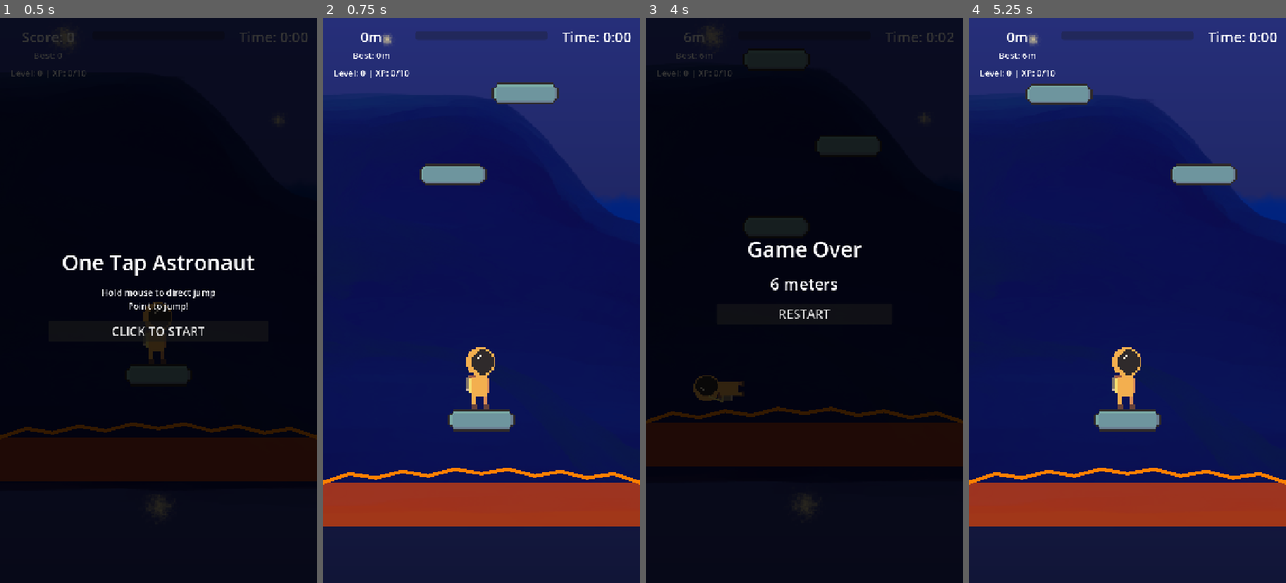
Above: before the commit, frames 1-4 (left to right).
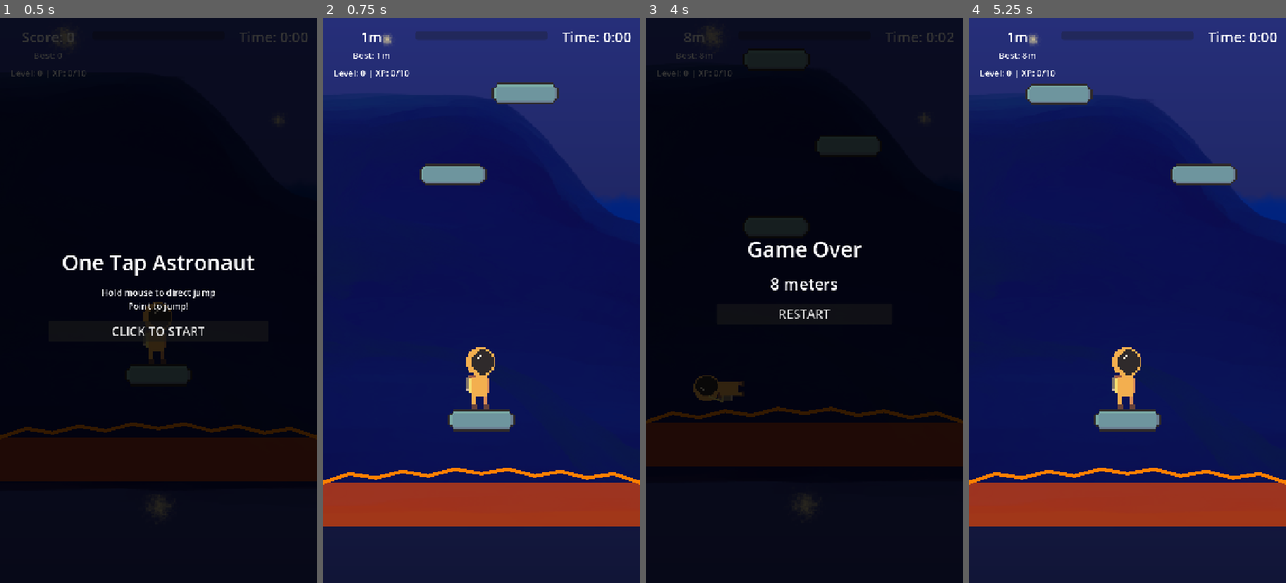
Above: after the commit, the same moments.

Repository: Andree37/one-tap-astro
Game: Godot game, scene res://scenes/main.tscn
Two runs of this game, one before a commit and one after it. Both use one fixed random seed, a clock stepped at 60 frames per second and the inputs below.
Inputs (mouse positions are in pixels of both pictures, inside the frame that each line leads up to):
- Up to frame 1 (0.5 s): no input
- Up to frame 2 (0.75 s): click "CLICK TO START" at 0.5 s
- Up to frame 3 (4 s): move the mouse to (874, 272) at 1.27 s; press the mouse at (874, 272) at 1.28 s; move the mouse to (741, 328) at 2.02 s; release the mouse at (741, 328) at 2.03 s; click (741, 328) at 2.1 s; click (741, 328) at 2.27 s; click (741, 328) at 2.57 s; move the mouse to (836, 176) at 2.77 s; press the mouse at (836, 176) at 2.78 s; move the mouse to (788, 413) at 3.52 s; release the mouse at (788, 413) at 3.53 s; click (788, 413) at 3.6 s; click (788, 413) at 3.77 s
- Up to frame 4 (5.25 s): click (1111, 413) at 4.07 s; click "RESTART" at 4.25 s; click "CLICK TO START" at 5 s

Frame 1 is identical in both runs. In frame 2, less than 0.1% of the frame differs, in the area x 11-19%, y 2-8%; in frame 3, less than 0.1%, in the area x 12-42%, y 2-49%; in frame 4, less than 0.1%.

Commit message:
feat: enemies provide xp now

Diff:
--- a/scenes/enemy.tscn
+++ b/scenes/enemy.tscn
@@ -2,6 +2,7 @@
 
 [ext_resource type="Script" uid="uid://i468lya63mm0" path="res://scripts/enemy.gd" id="1"]
 [ext_resource type="Texture2D" uid="uid://d4f36l43bphk0" path="res://assets/sprites/enemies/alien-enemy.png" id="2"]
+[ext_resource type="PackedScene" uid="uid://floating_xp_text_001" path="res://scenes/ui/floating_xp_text.tscn" id="3_floating_xp"]
 
 [sub_resource type="CapsuleShape2D" id="CapsuleShape2D_md0e3"]
 radius = 34.0
@@ -19,6 +20,7 @@
 [node name="Enemy" type="CharacterBody2D"]
 collision_layer = 4
 script = ExtResource("1")
+floating_xp_text_scene = ExtResource("3_floating_xp")
 
 [node name="Sprite2D" type="Sprite2D" parent="."]
 position = Vector2(-9.094947e-13, 2.2888184e-05)
--- a/scripts/components/powerup_component.gd
+++ b/scripts/components/powerup_component.gd
@@ -98,9 +98,9 @@
 	tween.tween_property(camera, "position:y", target_y, 1.5).set_trans(Tween.TRANS_QUAD).set_ease(Tween.EASE_OUT)
 
 	tween.chain().tween_callback(func():
-		player.highest_position = player.global_position.y
-		player.highest_position_ever = player.global_position.y
-		player.last_score_position = player.global_position.y
+		player.highest_camera_position = camera.global_position.y
+		player.highest_camera_position_ever = camera.global_position.y
+		player.last_score_camera_position = camera.global_position.y
 
 		print("POWERUP: Rocket tween complete, adding ", boost_meters, " points")
 		for i in range(boost_meters):
--- a/scripts/enemy.gd
+++ b/scripts/enemy.gd
@@ -15,6 +15,7 @@
 @export var move_speed: float = 50.0
 @export var bounce_force: float = 600.0
 @export var is_boss: bool = false
+@export var floating_xp_text_scene: PackedScene
 
 var player: CharacterBody2D = null
 var movement_direction: Vector2 = Vector2.ZERO
@@ -104,6 +105,23 @@
 		var tween = create_tween()
 		tween.tween_property(sprite, "modulate", original_modulate, 0.2)
 
+func _show_kill_effect() -> void:
+	if sprite:
+		var original_modulate = sprite.modulate
+		modulate = Color(0.0, 1.0, 0.0, 1.0)
+
+		var tween = create_tween()
+		tween.tween_property(sprite, "modulate", original_modulate, 0.3)
+
+func _spawn_floating_xp_text(amount: int) -> void:
+	if not floating_xp_text_scene:
+		return
+
+	var floating_text = floating_xp_text_scene.instantiate()
+	get_parent().add_child(floating_text)
+	floating_text.global_position = global_position + Vector2(0, -60)
+	floating_text.set_xp_amount(amount, false)
+
 func die() -> void:
 	print("ENEMY: Died! Boss: ", is_boss)
 	enemy_died.emit(self)
@@ -167,11 +185,14 @@
 			if xp_manager and xp_manager.has_method("add_xp"):
 				if is_boss:
 					xp_manager.add_xp(20)
+					_spawn_floating_xp_text(20)
 				else:
 					xp_manager.add_xp(5)
+					_spawn_floating_xp_text(5)
 
 			EventBus.play_sound.emit("bounce")
 
+			_show_kill_effect()
 			die()
 		else:
 			print("ENEMY: Player hit head but not falling (velocity.y <= 0)")
--- a/scripts/game_manager.gd
+++ b/scripts/game_manager.gd
@@ -72,9 +72,10 @@
 	player.is_dead = false
 	player.can_jump = true
 	player.game_active = true
-	player.highest_position = player.global_position.y
-	player.last_score_position = player.global_position.y
-	player.highest_position_ever = player.global_position.y
+	if camera:
+		player.highest_camera_position = camera.global_position.y
+		player.last_score_camera_position = camera.global_position.y
+		player.highest_camera_position_ever = camera.global_position.y
 	if player.animation_player:
 		player.animation_player.play("RESET")
 		player.animation_player.play("idle")
--- a/scripts/lootbox.gd
+++ b/scripts/lootbox.gd
@@ -35,13 +35,11 @@
 	if not camera:
 		return false
 
-	# Convert screen position to world position
 	var viewport_size = get_viewport_rect().size
 	var screen_center = viewport_size / 2.0
 	var offset_from_center = click_position - screen_center
 	var world_click_pos = camera.global_position + (offset_from_center / camera.zoom)
 
-	# Check if click is within lootbox bounds (80x80 centered on lootbox)
 	var lootbox_size = Vector2(80, 80)
 	var lootbox_rect = Rect2(global_position - lootbox_size / 2.0, lootbox_size)
 
--- a/scripts/platform.gd
+++ b/scripts/platform.gd
@@ -55,7 +55,7 @@
 
 func _show_perfect_landing_effect() -> void:
 	var original_modulate = modulate
-	modulate = Color(0.0, 1.0, 0.0, 1.0)  # Green color for perfect landing
+	modulate = Color(0.0, 1.0, 0.0, 1.0)
 
 	var tween = create_tween()
 	tween.tween_property(self, "modulate", original_modulate, 0.3)
@@ -81,44 +81,44 @@
 	if body.velocity.y < 0:
 		return
 
-	var platform_score_height = int((body.starting_position_y - global_position.y) / 50.0)
-	var last_xp_score = body.platform_score_at_last_xp
+	var current_score = body.current_score
+	var last_xp_score = body.last_score_with_xp
 
-	if platform_score_height <= last_xp_score:
-		print("PLATFORM: No XP - platform at score ", platform_score_height, " not higher than last XP score ", last_xp_score)
+	if current_score <= last_xp_score:
+		print("PLATFORM: No XP - current score ", current_score, " not higher than last XP score ", last_xp_score)
 		player_landed = true
 		return
 
 	player_landed = true
 
 	if perfect_landing_zone_active:
-		print("PLATFORM: PERFECT LANDING! Platform score: ", platform_score_height, " (last XP at: ", last_xp_score, ")")
+		print("PLATFORM: PERFECT LANDING! Score: ", current_score, " (last XP at: ", last_xp_score, ")")
 		if xp_manager:
 			xp_manager.add_perfect_landing_xp()
-			body.platform_score_at_last_xp = platform_score_height
-			_spawn_floating_xp_text(5)
+			body.last_score_with_xp = current_score
+			_spawn_floating_xp_text(3, true)
 		else:
 			print("PLATFORM: XPManager is null, cannot add XP")
 		_show_perfect_landing_effect()
 	else:
-		print("PLATFORM: Normal landing - adding 1 XP. Platform score: ", platform_score_height, " (last XP at: ", last_xp_score, ")")
+		print("PLATFORM: Normal landing - adding 1 XP. Score: ", current_score, " (last XP at: ", last_xp_score, ")")
 		if xp_manager:
 			xp_manager.add_normal_landing_xp()
-			body.platform_score_at_last_xp = platform_score_height
+			body.last_score_with_xp = current_score
 			_spawn_floating_xp_text(1)
 		else:
 			print("PLATFORM: XPManager is null, cannot add XP")
 
 	perfect_landing_zone_active = false
 
-func _spawn_floating_xp_text(amount: int) -> void:
+func _spawn_floating_xp_text(amount: int, is_perfect: bool = false) -> void:
 	if not floating_xp_text_scene:
 		return
 
 	var floating_text = floating_xp_text_scene.instantiate()
 	get_parent().add_child(floating_text)
 	floating_text.global_position = global_position + Vector2(0, -40)
-	floating_text.set_xp_amount(amount)
+	floating_text.set_xp_amount(amount, is_perfect)
 
 func _on_body_exited(body: Node2D) -> void:
 	if body.is_in_group("player"):
--- a/scripts/player.gd
+++ b/scripts/player.gd
@@ -17,10 +17,10 @@
 var was_on_floor = false
 var current_animation = ""
 var previous_velocity = Vector2.ZERO
-var highest_position = 0.0
-var last_score_position = 0.0
-var highest_position_ever = 0.0
-var platform_score_at_last_xp = 0
+var highest_camera_position = 0.0
+var last_score_camera_position = 0.0
+var highest_camera_position_ever = 0.0
+var last_score_with_xp = 0
 
 var can_double_jump = false
 var double_jump_available = false
@@ -39,10 +39,12 @@
 	can_jump = false
 	velocity = Vector2.ZERO
 	starting_position_y = global_position.y
-	highest_position = global_position.y
-	last_score_position = global_position.y
-	highest_position_ever = global_position.y
-	platform_score_at_last_xp = 0
+	var camera = get_viewport().get_camera_2d()
+	if camera:
+		highest_camera_position = camera.global_position.y
+		last_score_camera_position = camera.global_position.y
+		highest_camera_position_ever = camera.global_position.y
+	last_score_with_xp = 0
 	floor_stop_on_slope = false
 	floor_constant_speed = true
 	floor_snap_length = 10.0
@@ -53,20 +55,22 @@
 		return
 
 	previous_velocity = velocity
-
-	if global_position.y < highest_position:
-		highest_position = global_position.y
-
-	if global_position.y < highest_position_ever:
-		highest_position_ever = global_position.y
-
-		var distance_climbed = last_score_position - highest_position_ever
-		if distance_climbed >= 50.0:
-			var points_to_add = int(distance_climbed / 50.0)
-			print("PLAYER: Adding ", points_to_add, " points. Distance climbed: ", distance_climbed)
-			for i in range(points_to_add):
-				add_score()
-			last_score_position = highest_position_ever
+	var camera = get_viewport().get_camera_2d()
+
+	if camera:
+		if camera.global_position.y < highest_camera_position:
+			highest_camera_position = camera.global_position.y
+
+		if camera.global_position.y < highest_camera_position_ever:
+			highest_camera_position_ever = camera.global_position.y
+
+			var distance_climbed = last_score_camera_position - highest_camera_position_ever
+			if distance_climbed >= 50.0:
+				var points_to_add = int(distance_climbed / 50.0)
+				print("PLAYER: Adding ", points_to_add, " points. Distance climbed: ", distance_climbed)
+				for i in range(points_to_add):
+					add_score()
+				last_score_camera_position = highest_camera_position_ever
 
 	if not is_on_floor():
 		if velocity.y > 0:
@@ -75,15 +79,15 @@
 			velocity.y += GRAVITY * delta
 
 	if is_on_ceiling():
-		velocity.y = 100  # Push down immediately
+		velocity.y = 100
 
 	var on_floor = is_on_floor()
 
 	if on_floor:
 		can_jump = true
-		velocity.x = 0  # Stop horizontal movement
-		velocity.y = 0  # Stop vertical movement
-		rotation = 0  # Keep upright
+		velocity.x = 0
+		velocity.y = 0
+		rotation = 0
 
 		if can_double_jump:
 			double_jump_available = true
@@ -113,12 +117,11 @@
 			velocity = Vector2.ZERO
 
 			var mouse_pos = get_viewport().get_mouse_position()
-			var camera = get_viewport().get_camera_2d()
 			var player_screen_pos = camera.global_position - global_position
 			var player_x = get_viewport().get_visible_rect().size.x / 2 - player_screen_pos.x
 
 			var mouse_offset = mouse_pos.x - player_x
-			var max_offset = 300.0  # Max distance from player for full angle
+			var max_offset = 300.0
 			var horizontal_ratio = clamp(mouse_offset / max_offset, -1.0, 1.0)
 
 			var max_rotation = deg_to_rad(45)
@@ -146,7 +149,7 @@
 		if collider is StaticBody2D and (collider.name == "LeftWall" or collider.name == "RightWall"):
 			var normal = collision.get_normal()
 
-			var push_force = 500.0  # Adjust this value for stronger/weaker push
+			var push_force = 500.0
 			velocity.x = normal.x * push_force
 
 			velocity.y = velocity.y * 0.9
@@ -159,38 +162,12 @@
 		animation_player.play(anim_name)
 
 func do_jump():
-	var jump_power = JUMP_FORCE  # Constant jump power
+	var jump_power = JUMP_FORCE
 
 	var mouse_pos = get_viewport().get_mouse_position()
 	var camera = get_viewport().get_camera_2d()
-	var player_screen_pos = camera.global_position - global_position
-	var player_x = get_viewport().get_visible_rect().size.x / 2 - player_screen_pos.x
-	var mouse_offset = mouse_pos.x - player_x
-	var max_offset = 300.0  # Max distance from player for full angle
-	var horizontal_ratio = clamp(mouse_offset / max_offset, -1.0, 1.0)
-
-	var angle_factor = abs(horizontal_ratio) * 0.5  # Scale to 0-0.5 range
-	var horizontal = horizontal_ratio * jump_power * angle_factor
-	var vertical = -jump_power * (1.0 - angle_factor * 0.3)  # Mostly vertical
-
-	velocity = Vector2(horizontal, vertical)
-	can_jump = false
-
-	var powerup_component = get_node("PowerupComponent")
-	if powerup_component:
-		powerup_component.consume_jump_boost()
-
-	if audio_player:
-		var jump_sound = load("res://assets/audio/jump.wav")
-		if jump_sound:
-			audio_player.stream = jump_sound
-			audio_player.play()
-
-func do_double_jump():
-	var jump_power = JUMP_FORCE * 0.8
-
-	var mouse_pos = get_viewport().get_mouse_position()
-	var camera = get_viewport().get_camera_2d()
+	if not camera:
+		return
 	var player_screen_pos = camera.global_position - global_position
 	var player_x = get_viewport().get_visible_rect().size.x / 2 - player_screen_pos.x
 	var mouse_offset = mouse_pos.x - player_x
@@ -202,6 +179,36 @@
 	var vertical = -jump_power * (1.0 - angle_factor * 0.3)
 
 	velocity = Vector2(horizontal, vertical)
+	can_jump = false
+
+	var powerup_component = get_node("PowerupComponent")
+	if powerup_component:
+		powerup_component.consume_jump_boost()
+
+	if audio_player:
+		var jump_sound = load("res://assets/audio/jump.wav")
+		if jump_sound:
+			audio_player.stream = jump_sound
+			audio_player.play()
+
+func do_double_jump():
+	var jump_power = JUMP_FORCE * 0.8
+
+	var mouse_pos = get_viewport().get_mouse_position()
+	var camera = get_viewport().get_camera_2d()
+	if not camera:
+		return
+	var player_screen_pos = camera.global_position - global_position
+	var player_x = get_viewport().get_visible_rect().size.x / 2 - player_screen_pos.x
+	var mouse_offset = mouse_pos.x - player_x
+	var max_offset = 300.0
+	var horizontal_ratio = clamp(mouse_offset / max_offset, -1.0, 1.0)
+
+	var angle_factor = abs(horizontal_ratio) * 0.5
+	var horizontal = horizontal_ratio * jump_power * angle_factor
+	var vertical = -jump_power * (1.0 - angle_factor * 0.3)
+
+	velocity = Vector2(horizontal, vertical)
 	double_jump_available = false
 	print("PLAYER: Double jumping with direction!")
 
@@ -237,9 +244,11 @@
 		return
 
 	is_dead = true
-	highest_position_ever = global_position.y
-	highest_position = global_position.y
-	last_score_position = global_position.y
+	var camera = get_viewport().get_camera_2d()
+	if camera:
+		highest_camera_position_ever = camera.global_position.y
+		highest_camera_position = camera.global_position.y
+		last_score_camera_position = camera.global_position.y
 
 	if animation_player:
 		play_animation("dead")
--- a/scripts/ui/floating_xp_text.gd
+++ b/scripts/ui/floating_xp_text.gd
@@ -12,10 +12,13 @@
 	tween.tween_property(self, "modulate:a", 0.0, lifetime - fade_start_time).set_delay(fade_start_time)
 	tween.tween_callback(queue_free).set_delay(lifetime)
 
-func set_xp_amount(amount: int) -> void:
-	text = "+%d XP" % amount
-
-	if amount >= 5:
+func set_xp_amount(amount: int, is_perfect: bool = false) -> void:
+	if is_perfect:
+		text = "PERFECT\n+%d XP" % amount
 		label_settings.font_color = Color(0.0, 1.0, 0.0, 1.0)
 	else:
-		label_settings.font_color = Color(1.0, 1.0, 0.0, 1.0)
+		text = "+%d XP" % amount
+		if amount >= 5:
+			label_settings.font_color = Color(0.0, 1.0, 0.0, 1.0)
+		else:
+			label_settings.font_color = Color(1.0, 1.0, 0.0, 1.0)
--- a/scripts/xp_manager.gd
+++ b/scripts/xp_manager.gd
@@ -43,8 +43,8 @@
 	_check_level_up()
 
 func add_perfect_landing_xp() -> void:
-	print("XP_MANAGER: Perfect landing! Adding 5 XP")
-	add_xp(5)
+	print("XP_MANAGER: Perfect landing! Adding 3 XP")
+	add_xp(3)
 
 func add_normal_landing_xp() -> void:
 	print("XP_MANAGER: Normal landing. Adding 1 XP")
Not shown, changed: TODO.md
